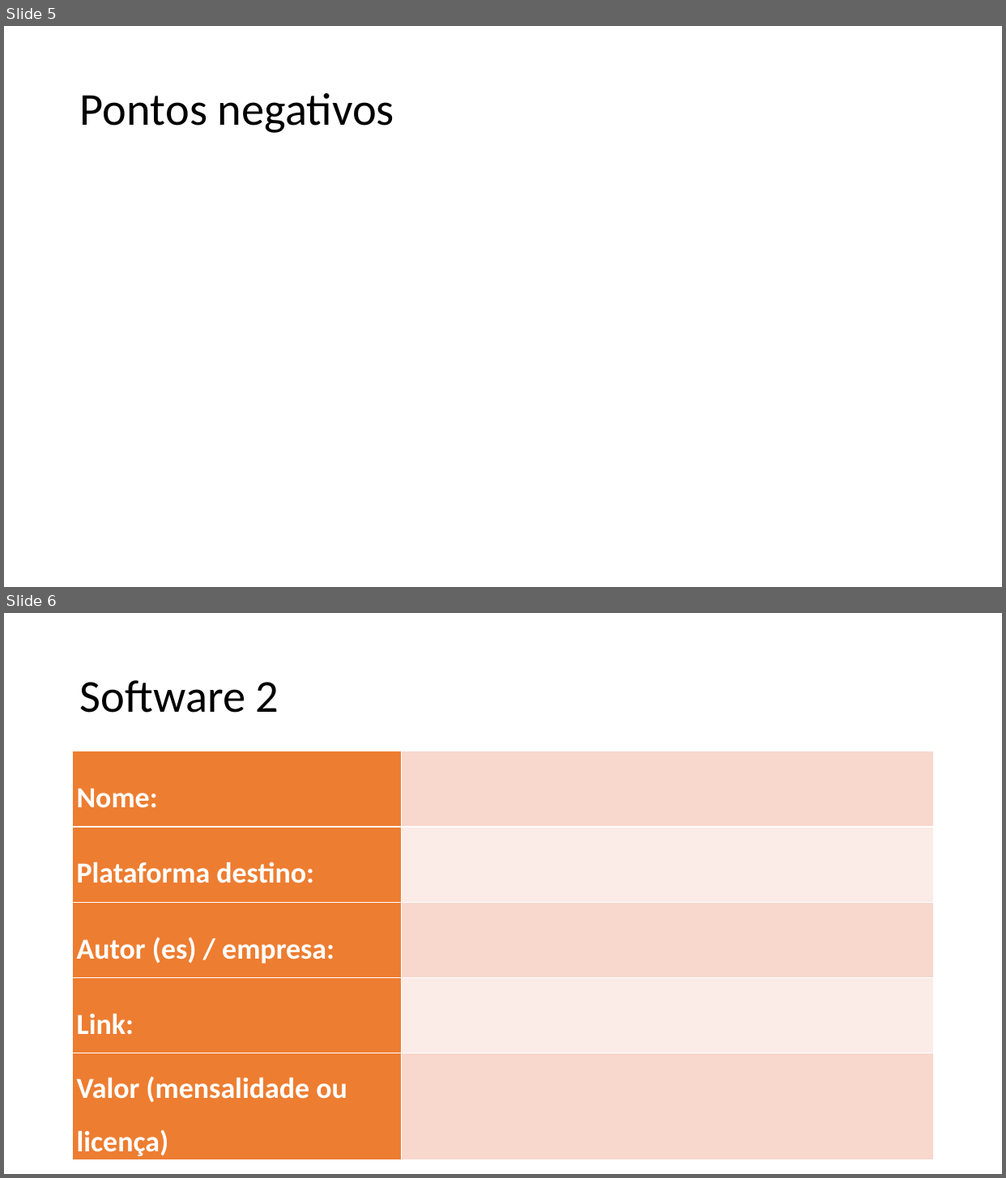
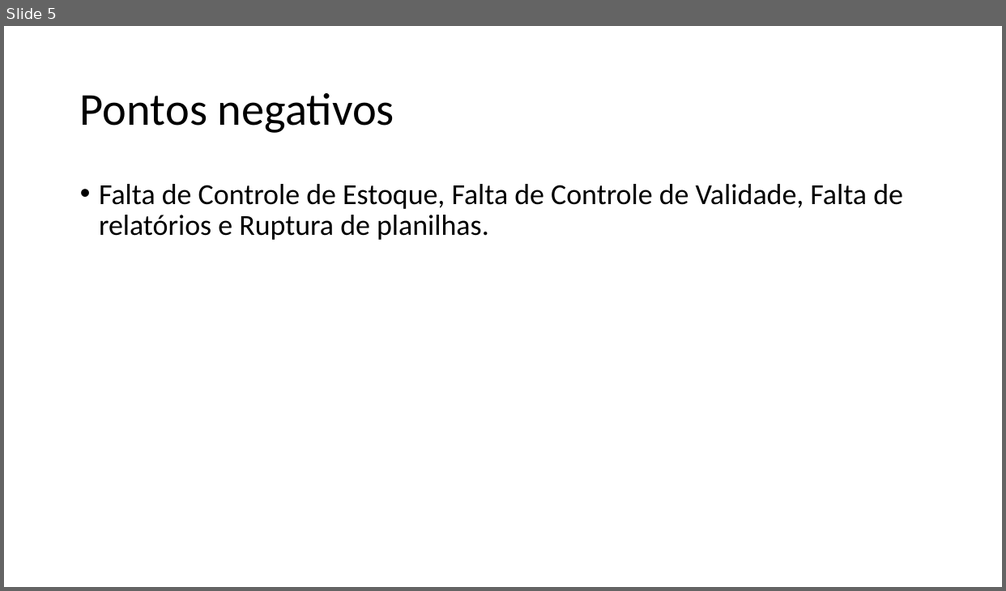
Before and after one commit to JULIOcesar353/doc-tcc-gestaoSupermercado, a slide deck: Arquivos para fazer/014 - Relatório softwares.pptx. Shown one above the other, each under a label of ours: slides 5 and 6 before the commit, slide 5 after it. The pictures are 1006x1178 and 1006x591 pixels, drawn with LibreOffice and Linux fonts; fonts in the diff are those of the drawing. Boxes give left, top, right and bottom in pixels: in the first picture for what was removed or moved away, otherwise in the second. Text is boxed around its words. In the diff, an @@ line names an element or a change of style, - is before the commit and + after.

```diff
--- a/Arquivos para fazer/014 - Relatório softwares.pptx
+++ b/Arquivos para fazer/014 - Relatório softwares.pptx
@@ slide 6 removed at bbox=[4, 613, 1002, 1174], background #FFFFFF @@
@@ title removed at bbox=[80, 680, 279, 713] @@
-Software 2
@@ table removed at bbox=[73, 752, 934, 1160], 5 rows, 2 columns @@
-Nome: | 
-Plataforma destino: | 
-Autor (es) / empresa: | 
-Link: | 
-Valor (mensalidade ou licença) | 
@@ slide 5 changed as well @@
@@ text added at bbox=[99, 184, 903, 240], 28 pt, text #000000 @@
+• Falta de Controle de Estoque, Falta de Controle de Validade, Falta de relatórios e Ruptura de planilhas.
```
Also in this commit, not shown: 4 other slides changed, 15 other slides removed, 1 other file.
